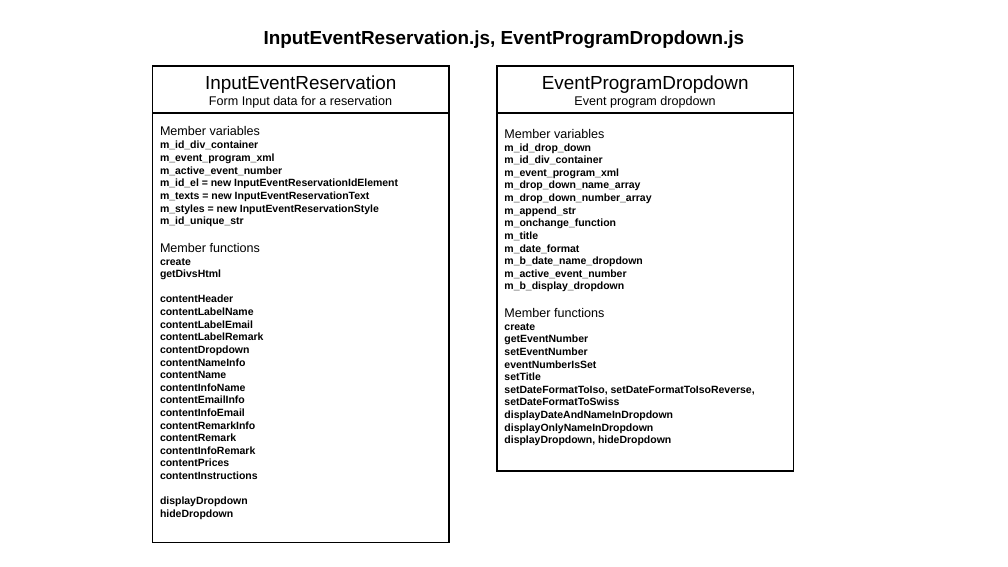
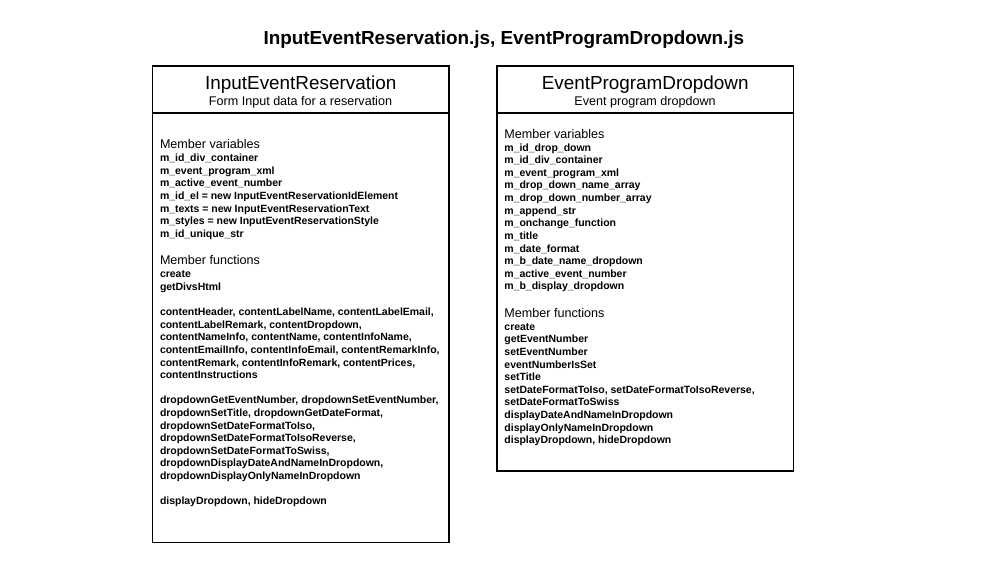
Before and after one commit to JazzLiveAarau/WwwReservationLayout, a slide deck: slide 3 of Description/InputEventReservation.pptx. Drawn at 1008x567 pixels with LibreOffice and Linux fonts; fonts in the diff are those of the drawing. Boxes give left, top, right and bottom in pixels: in the first picture for what was removed or moved away, otherwise in the second. Text is boxed around its words. In the diff, an @@ line names an element or a change of style, - is before the commit and + after.

Commit message:
Dropdown member functions in InputEventReservation

```diff
--- a/Description/InputEventReservation.pptx
+++ b/Description/InputEventReservation.pptx
@@ text in rectangle at box(160, 307, 439, 506): text changed @@
-contentHeader
-contentLabelName
-contentLabelEmail
-contentLabelRemark
-contentDropdown
-contentNameInfo
-contentName
-contentInfoName
-contentEmailInfo
-contentInfoEmail
-contentRemarkInfo
-contentRemark
-contentInfoRemark
-contentPrices
-contentInstructions
-displayDropdown
-hideDropdown
+contentHeader, contentLabelName, contentLabelEmail, contentLabelRemark, contentDropdown, contentNameInfo, contentName, contentInfoName, contentEmailInfo, contentInfoEmail, contentRemarkInfo, contentRemark, contentInfoRemark, contentPrices, contentInstructions
+dropdownGetEventNumber, dropdownSetEventNumber, dropdownSetTitle, dropdownGetDateFormat, dropdownSetDateFormatToIso, dropdownSetDateFormatToIsoReverse, dropdownSetDateFormatToSwiss, dropdownDisplayDateAndNameInDropdown, dropdownDisplayOnlyNameInDropdown
+displayDropdown, hideDropdown
```
Also in this commit, not shown: 1 other slide changed, 4 other files.
